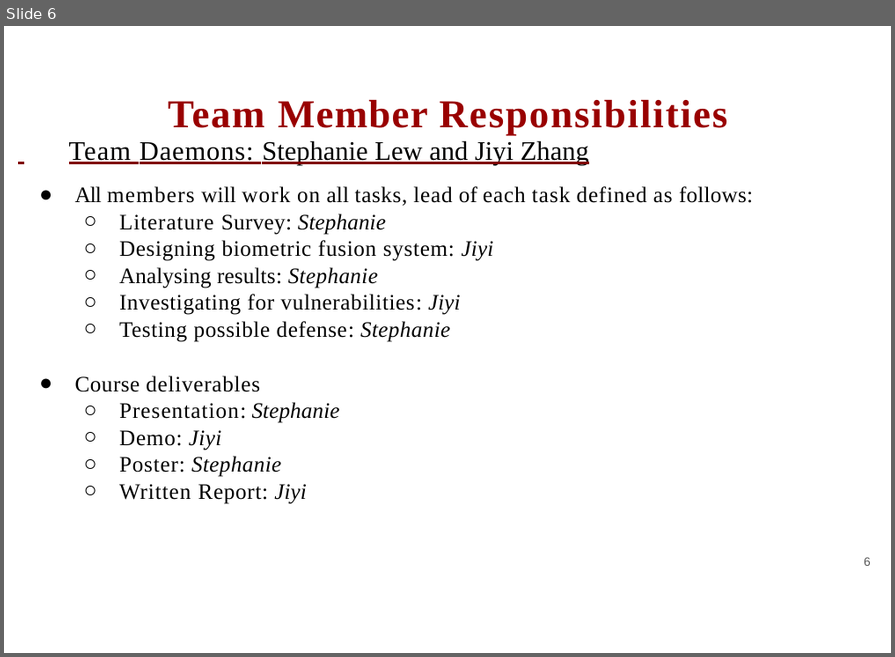
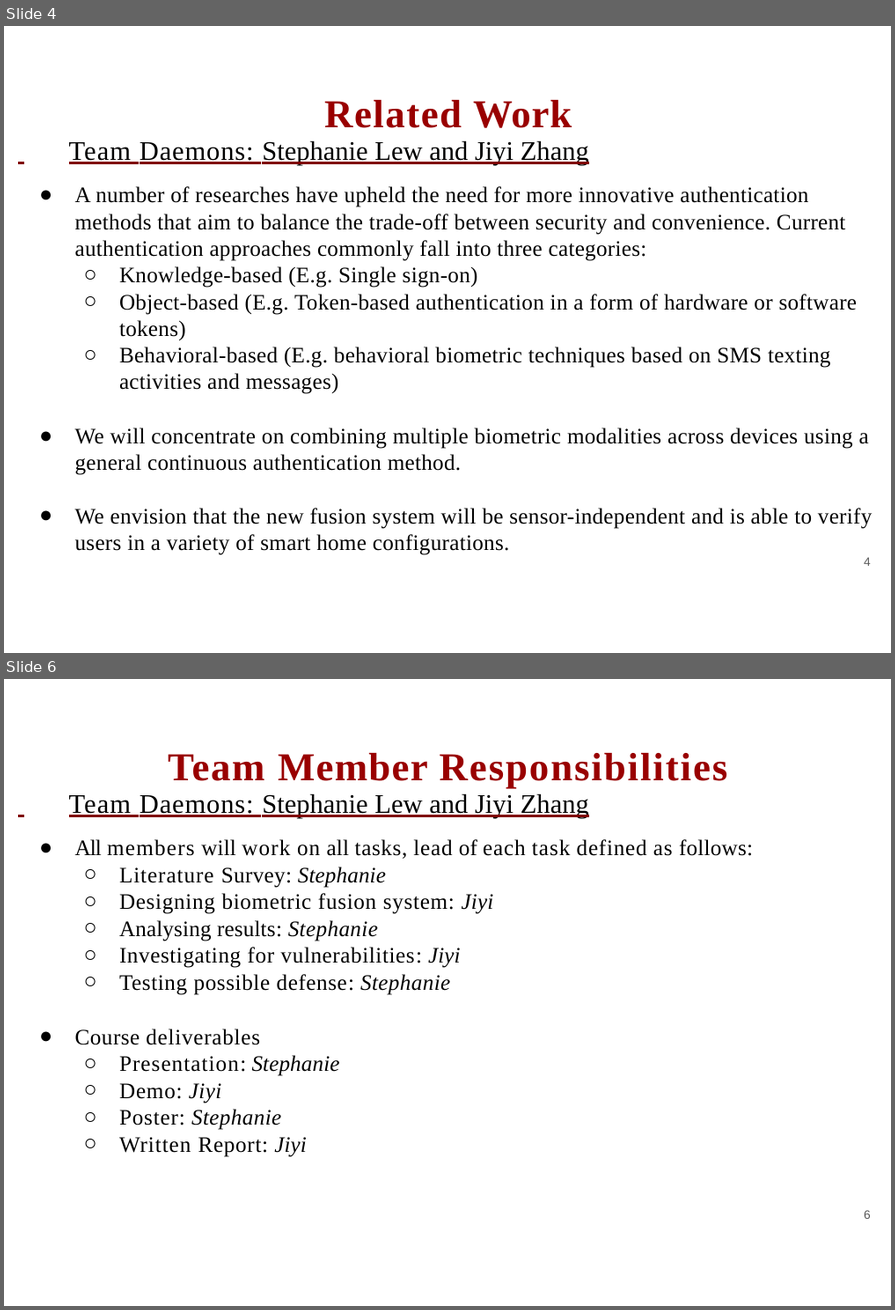
Before and after one commit to slewyh/iot-sec, a slide deck: docs/sow_slides.pptx. Shown one above the other, each under a label of ours: slide 6 before the commit, slides 4 and 6 after it; the slides between them are not shown. The pictures are 895x657 and 895x1310 pixels, drawn with LibreOffice and Linux fonts; fonts in the diff are those of the drawing; background and template pictures are left out. Boxes give left, top, right and bottom in pixels: in the first picture for what was removed or moved away, otherwise in the second. Text is boxed around its words. In the diff, an @@ line names an element or a change of style, - is before the commit and + after.

```diff
--- a/docs/sow_slides.pptx
+++ b/docs/sow_slides.pptx
@@ slide 4 added at box(4, 26, 891, 653), background #FFFFFF @@
@@ title added at box(324, 100, 572, 128), 37.5 pt, text #990000, bold @@
+Related Work
@@ text added at box(69, 140, 872, 555), 21 pt, text #000000 @@
+Team Daemons: Stephanie Lew and Jiyi Zhang
+● A number of researches have upheld the need for more innovative authentication methods that aim to balance the trade-off between security and convenience. Current authentication approaches commonly fall into three categories:
+  ○ Knowledge-based (E.g. Single sign-on)
+  ○ Object-based (E.g. Token-based authentication in a form of hardware or software tokens)
+  ○ Behavioral-based (E.g. behavioral biometric techniques based on SMS texting activities and messages)
+● We will concentrate on combining multiple biometric modalities across devices using a general continuous authentication method.
+● We envision that the new fusion system will be sensor-independent and is able to verify users in a variety of smart home configurations.
@@ page number added at box(864, 557, 871, 565), 11.5 pt, text #595959 @@
+4
```
Also in this commit, not shown: 3 slides changed, 3 other slides added, 4 slides removed.
